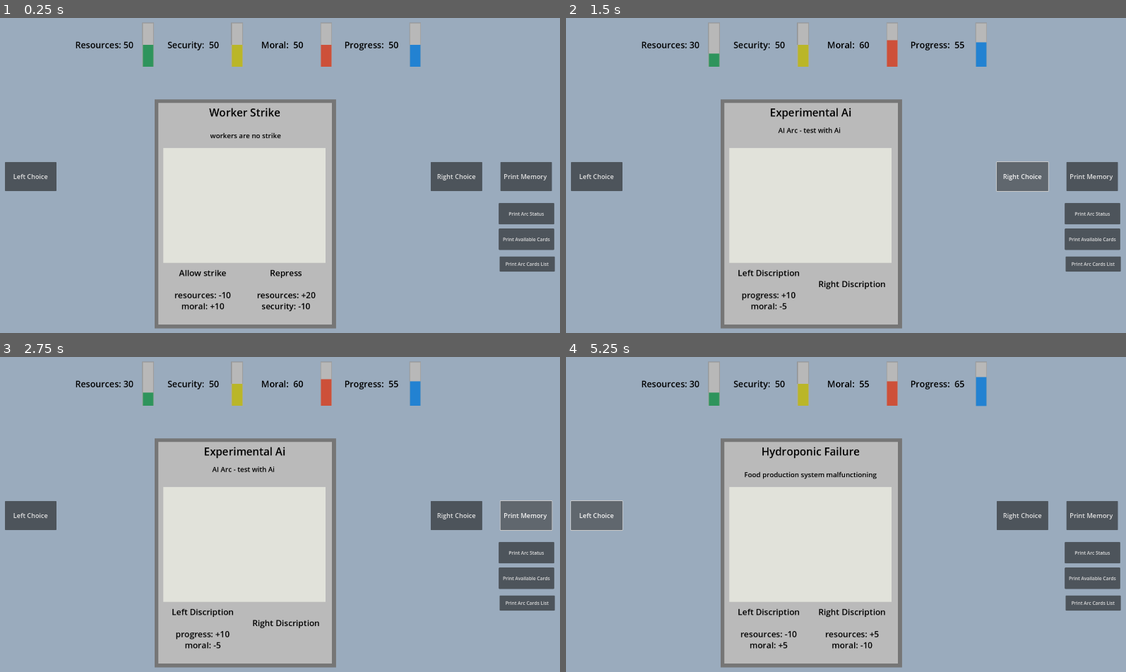
Above: before the commit, frames 1-4 (two rows, left to right).
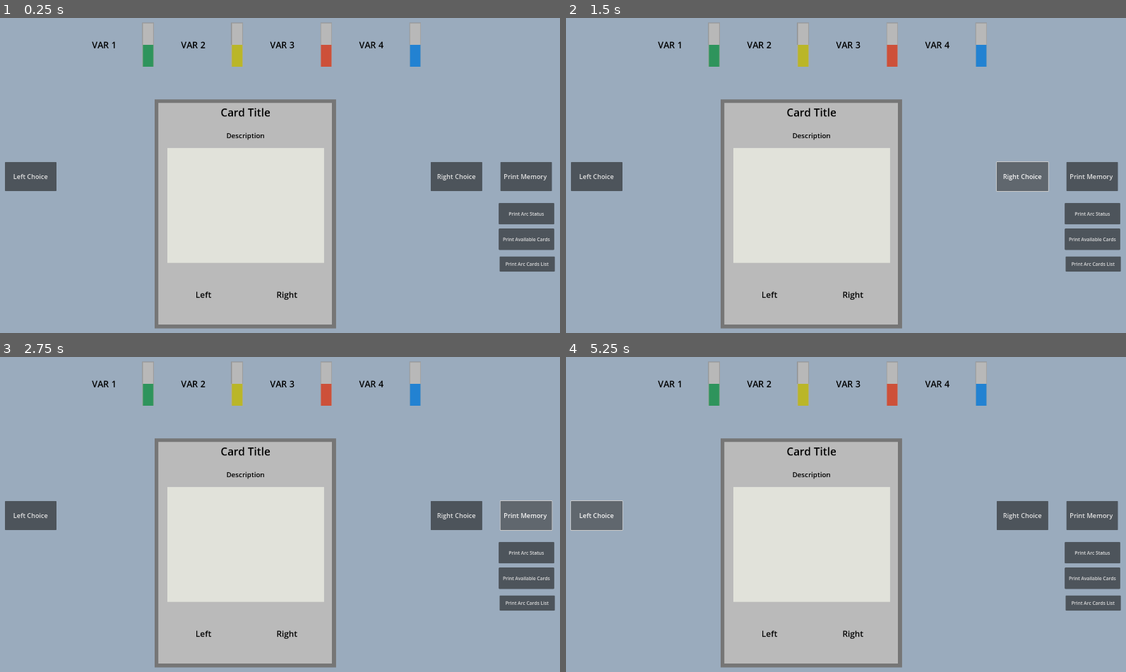
Above: after the commit, the same moments.

Repository: davidcurral/Procedural-Narrative-Prototype-Project
Game: Godot game, scene res://Scenes/main.tscn
The game is run twice, just before and just after one commit, with the same random seed, the same clock (stepped at 60 frames per second) and the same inputs.
Inputs:
- Up to frame 1 (0.25 s): no input
- Up to frame 2 (1.5 s): click "Left Choice" at 0.5 s; click "Right Choice" at 1.25 s
- Up to frame 3 (2.75 s): click "Print Memory" at 2 s
- Up to frame 4 (5.25 s): click "Print Arc Status" at 2.75 s; click "Print Available Cards" at 3.5 s; click "Print Arc Cards List" at 4.25 s; click "Left Choice" at 5 s

The runs differ from the first frame. In frame 1, 1.7% of the frame differs, in the area x 13-72%, y 7-94%; in frame 2, 1.8%; in frame 3, 1.8%; in frame 4, 2.0%, in the area x 13-76%, y 6-93%.
Error after the commit: Parse Error: Unindent doesn't match the previous indentation level. (res://Scripts/game_state.gd:172)

Commit message:
Day 16 Memory Arcs Pt6
More Bug fixing and limit number of concurrent arcs.

Diff:
--- a/procedural-narrative/Resources/card_database.tres
+++ b/procedural-narrative/Resources/card_database.tres
@@ -7,8 +7,12 @@
 [ext_resource type="Resource" uid="uid://chxjw4sy3elih" path="res://Resources/manual cards/49_experimental_ai.tres" id="6_5km27"]
 [ext_resource type="Resource" uid="uid://biyn164p3wqr5" path="res://Resources/manual cards/56_ai_uprising.tres" id="6_ljpky"]
 [ext_resource type="Resource" uid="uid://jr0stdgm4jv7" path="res://Resources/manual cards/50_surveillance_network.tres" id="7_ljpky"]
+[ext_resource type="Resource" uid="uid://btx40h8efyh6l" path="res://Resources/manual cards/57_alien_structure_found.tres" id="7_wdxk7"]
+[ext_resource type="Resource" uid="uid://ohj7y06m43e" path="res://Resources/manual cards/58_alien_communication.tres" id="8_60i7c"]
+[ext_resource type="Resource" uid="uid://cm5q0rw6aktj" path="res://Resources/manual cards/40_prison_overcrowding.tres" id="9_60i7c"]
+[ext_resource type="Resource" uid="uid://b3dvibudaxrva" path="res://Resources/manual cards/41_military_training.tres" id="10_1lhiu"]
 
 [resource]
 script = ExtResource("2_4q1l7")
-card_list = Array[ExtResource("1_vg1d5")]([ExtResource("2_26kh7"), ExtResource("3_5km27"), ExtResource("6_5km27"), ExtResource("7_ljpky"), ExtResource("6_ljpky")])
+card_list = Array[ExtResource("1_vg1d5")]([ExtResource("2_26kh7"), ExtResource("3_5km27"), ExtResource("6_5km27"), ExtResource("7_ljpky"), ExtResource("6_ljpky"), ExtResource("7_wdxk7"), ExtResource("8_60i7c"), ExtResource("9_60i7c"), ExtResource("10_1lhiu")])
 metadata/_custom_type_script = "uid://b4gjbeghvnxg0"
--- a/procedural-narrative/Resources/manual cards/20_worker_strike.tres
+++ b/procedural-narrative/Resources/manual cards/20_worker_strike.tres
@@ -29,7 +29,7 @@
 script = ExtResource("2_75iow")
 id = 20
 name = "Worker Strike"
-context = " workers are no strike"
+context = " workers are on strike"
 left_effects = Array[ExtResource("1_fh7bu")]([SubResource("Resource_p5j03"), SubResource("Resource_5dq55")])
 left_description = "Allow strike"
 right_effects = Array[ExtResource("1_fh7bu")]([SubResource("Resource_ril4s"), SubResource("Resource_ps3jy")])
--- a/procedural-narrative/Resources/manual cards/40_prison_overcrowding.tres
+++ b/procedural-narrative/Resources/manual cards/40_prison_overcrowding.tres
@@ -1,8 +1,33 @@
-[gd_resource type="Resource" script_class="Cards" load_steps=3 format=3 uid="uid://cm5q0rw6aktj"]
+[gd_resource type="Resource" script_class="Cards" load_steps=5 format=3 uid="uid://cm5q0rw6aktj"]
 
 [ext_resource type="Script" uid="uid://1wjhtkh2chtx" path="res://Scripts/Effect.gd" id="1_h44gc"]
 [ext_resource type="Script" uid="uid://nvquj6gcvoei" path="res://Scripts/card_data.gd" id="2_vpe0p"]
 
+[sub_resource type="Resource" id="Resource_07yqg"]
+script = ExtResource("1_h44gc")
+target = 2
+value = -10
+arc = 3
+metadata/_custom_type_script = "uid://1wjhtkh2chtx"
+
+[sub_resource type="Resource" id="Resource_4w6yy"]
+script = ExtResource("1_h44gc")
+target = 3
+value = -10
+arc = 3
+metadata/_custom_type_script = "uid://1wjhtkh2chtx"
+
 [resource]
 script = ExtResource("2_vpe0p")
+id = 40
+name = "Prison Overcrowding"
+context = "Prisons are full"
+weight = 1.0
+arc = 3
+arc_progression = 1
+cooldown = 500
+left_effects = Array[ExtResource("1_h44gc")]([SubResource("Resource_07yqg")])
+left_description = "Pardon them"
+right_effects = Array[ExtResource("1_h44gc")]([SubResource("Resource_4w6yy")])
+right_description = "Kill Some people"
 metadata/_custom_type_script = "uid://nvquj6gcvoei"
--- a/procedural-narrative/Resources/manual cards/41_military_training.tres
+++ b/procedural-narrative/Resources/manual cards/41_military_training.tres
@@ -1,8 +1,45 @@
-[gd_resource type="Resource" script_class="Cards" load_steps=3 format=3 uid="uid://b3dvibudaxrva"]
+[gd_resource type="Resource" script_class="Cards" load_steps=7 format=3 uid="uid://b3dvibudaxrva"]
 
 [ext_resource type="Script" uid="uid://1wjhtkh2chtx" path="res://Scripts/Effect.gd" id="1_d4dqj"]
 [ext_resource type="Script" uid="uid://nvquj6gcvoei" path="res://Scripts/card_data.gd" id="2_dpe1x"]
 
+[sub_resource type="Resource" id="Resource_8bsru"]
+script = ExtResource("1_d4dqj")
+value = -15
+metadata/_custom_type_script = "uid://1wjhtkh2chtx"
+
+[sub_resource type="Resource" id="Resource_6kh8n"]
+script = ExtResource("1_d4dqj")
+target = 2
+value = 5
+metadata/_custom_type_script = "uid://1wjhtkh2chtx"
+
+[sub_resource type="Resource" id="Resource_byaa3"]
+script = ExtResource("1_d4dqj")
+target = 3
+value = 5
+arc = 3
+metadata/_custom_type_script = "uid://1wjhtkh2chtx"
+
+[sub_resource type="Resource" id="Resource_al0r1"]
+script = ExtResource("1_d4dqj")
+type = 1
+value = 1
+arc = 3
+metadata/_custom_type_script = "uid://1wjhtkh2chtx"
+
 [resource]
 script = ExtResource("2_dpe1x")
+id = 41
+name = "Military Training"
+context = "Prepare for civil war"
+available = false
+weight = 1.0
+arc = 3
+arc_progression = 2
+cooldown = 500
+left_effects = Array[ExtResource("1_d4dqj")]([SubResource("Resource_8bsru"), SubResource("Resource_6kh8n")])
+left_description = "Invest in army"
+right_effects = Array[ExtResource("1_d4dqj")]([SubResource("Resource_byaa3"), SubResource("Resource_al0r1")])
+right_description = "Allow elections"
 metadata/_custom_type_script = "uid://nvquj6gcvoei"
--- a/procedural-narrative/Resources/manual cards/49_experimental_ai.tres
+++ b/procedural-narrative/Resources/manual cards/49_experimental_ai.tres
@@ -17,6 +17,12 @@
 arc = 1
 metadata/_custom_type_script = "uid://1wjhtkh2chtx"
 
+[sub_resource type="Resource" id="Resource_kdev2"]
+script = ExtResource("1_xi0r6")
+target = 3
+value = 10
+metadata/_custom_type_script = "uid://1wjhtkh2chtx"
+
 [resource]
 script = ExtResource("2_234iw")
 id = 49
@@ -27,4 +33,7 @@
 arc_progression = 1
 cooldown = 500
 left_effects = Array[ExtResource("1_xi0r6")]([SubResource("Resource_ki37w"), SubResource("Resource_v4y2d")])
+left_description = "Allow access"
+right_effects = Array[ExtResource("1_xi0r6")]([SubResource("Resource_kdev2")])
+right_description = "Limit access"
 metadata/_custom_type_script = "uid://nvquj6gcvoei"
--- a/procedural-narrative/Resources/manual cards/56_ai_uprising.tres
+++ b/procedural-narrative/Resources/manual cards/56_ai_uprising.tres
@@ -22,6 +22,14 @@
 script = ExtResource("1_m6me5")
 target = 2
 value = -40
+arc = 1
+metadata/_custom_type_script = "uid://1wjhtkh2chtx"
+
+[sub_resource type="Resource" id="Resource_qmmec"]
+script = ExtResource("1_m6me5")
+type = 1
+value = 1
+arc = 1
 metadata/_custom_type_script = "uid://1wjhtkh2chtx"
 
 [resource]
@@ -36,6 +44,6 @@
 cooldown = 500
 left_effects = Array[ExtResource("1_m6me5")]([SubResource("Resource_13rto"), SubResource("Resource_o1gk0")])
 left_description = "Adopt as GOD"
-right_effects = Array[ExtResource("1_m6me5")]([SubResource("Resource_qosm7")])
+right_effects = Array[ExtResource("1_m6me5")]([SubResource("Resource_qosm7"), SubResource("Resource_qmmec")])
 right_description = "Destroy all machines"
 metadata/_custom_type_script = "uid://nvquj6gcvoei"
--- a/procedural-narrative/Resources/manual cards/57_alien_structure_found.tres
+++ b/procedural-narrative/Resources/manual cards/57_alien_structure_found.tres
@@ -1,8 +1,40 @@
-[gd_resource type="Resource" script_class="Cards" load_steps=3 format=3 uid="uid://btx40h8efyh6l"]
+[gd_resource type="Resource" script_class="Cards" load_steps=6 format=3 uid="uid://btx40h8efyh6l"]
 
 [ext_resource type="Script" uid="uid://1wjhtkh2chtx" path="res://Scripts/Effect.gd" id="1_pl4ih"]
 [ext_resource type="Script" uid="uid://nvquj6gcvoei" path="res://Scripts/card_data.gd" id="2_dxjc5"]
 
+[sub_resource type="Resource" id="Resource_3fgn5"]
+script = ExtResource("1_pl4ih")
+target = 1
+value = 10
+arc = 2
+metadata/_custom_type_script = "uid://1wjhtkh2chtx"
+
+[sub_resource type="Resource" id="Resource_065br"]
+script = ExtResource("1_pl4ih")
+target = 2
+value = 10
+arc = 2
+metadata/_custom_type_script = "uid://1wjhtkh2chtx"
+
+[sub_resource type="Resource" id="Resource_u0it8"]
+script = ExtResource("1_pl4ih")
+type = 1
+value = 1
+arc = 2
+metadata/_custom_type_script = "uid://1wjhtkh2chtx"
+
 [resource]
 script = ExtResource("2_dxjc5")
+id = 57
+name = " Alien Structure"
+context = "You find an aliend strucutre on the planet"
+weight = 1.0
+arc = 2
+arc_progression = 1
+cooldown = 500
+left_effects = Array[ExtResource("1_pl4ih")]([SubResource("Resource_3fgn5")])
+left_description = "Explore Structure"
+right_effects = Array[ExtResource("1_pl4ih")]([SubResource("Resource_065br"), SubResource("Resource_u0it8")])
+right_description = "Leave it alone"
 metadata/_custom_type_script = "uid://nvquj6gcvoei"
--- a/procedural-narrative/Resources/manual cards/58_alien_communication.tres
+++ b/procedural-narrative/Resources/manual cards/58_alien_communication.tres
@@ -1,8 +1,38 @@
-[gd_resource type="Resource" script_class="Cards" load_steps=3 format=3 uid="uid://ohj7y06m43e"]
+[gd_resource type="Resource" script_class="Cards" load_steps=6 format=3 uid="uid://ohj7y06m43e"]
 
 [ext_resource type="Script" uid="uid://1wjhtkh2chtx" path="res://Scripts/Effect.gd" id="1_ren0n"]
 [ext_resource type="Script" uid="uid://nvquj6gcvoei" path="res://Scripts/card_data.gd" id="2_3u6pk"]
 
+[sub_resource type="Resource" id="Resource_uyfe0"]
+script = ExtResource("1_ren0n")
+target = 1
+value = 5
+metadata/_custom_type_script = "uid://1wjhtkh2chtx"
+
+[sub_resource type="Resource" id="Resource_uo3sk"]
+script = ExtResource("1_ren0n")
+target = 3
+value = -5
+metadata/_custom_type_script = "uid://1wjhtkh2chtx"
+
+[sub_resource type="Resource" id="Resource_ugivx"]
+script = ExtResource("1_ren0n")
+type = 1
+arc = 2
+metadata/_custom_type_script = "uid://1wjhtkh2chtx"
+
 [resource]
 script = ExtResource("2_3u6pk")
+id = 58
+name = "Alien Communication"
+context = "Strange signals are being captured by the radio"
+available = false
+weight = 1.0
+arc = 2
+arc_progression = 2
+cooldown = 500
+left_effects = Array[ExtResource("1_ren0n")]([SubResource("Resource_uyfe0"), SubResource("Resource_uo3sk")])
+left_description = "Try to Underrstand them"
+right_effects = Array[ExtResource("1_ren0n")]([SubResource("Resource_ugivx")])
+right_description = "Ignore them"
 metadata/_custom_type_script = "uid://nvquj6gcvoei"
--- a/procedural-narrative/Scenes/Cards.tscn
+++ b/procedural-narrative/Scenes/Cards.tscn
@@ -20,7 +20,7 @@
 script = ExtResource("1_3q7ms")
 
 [node name="Panel" type="Panel" parent="."]
-custom_minimum_size = Vector2(475, 550)
+custom_minimum_size = Vector2(450, 550)
 layout_mode = 1
 anchors_preset = 8
 anchor_left = 0.5
@@ -38,14 +38,15 @@
 theme_override_styles/panel = SubResource("StyleBoxFlat_dooop")
 
 [node name="VBoxContainer" type="VBoxContainer" parent="Panel"]
+custom_minimum_size = Vector2(450, 0)
 layout_mode = 1
 anchors_preset = 15
 anchor_right = 1.0
 anchor_bottom = 1.0
-offset_left = 7.3076935
-offset_top = 6.0
-offset_right = -9.615356
-offset_bottom = -7.307617
+offset_left = 8.07692
+offset_top = 7.3076878
+offset_right = -6.9230957
+offset_bottom = -7.692322
 grow_horizontal = 2
 grow_vertical = 2
 
@@ -60,6 +61,7 @@
 vertical_alignment = 1
 
 [node name="Context" type="Label" parent="Panel/VBoxContainer"]
+custom_minimum_size = Vector2(460, 50)
 layout_mode = 2
 size_flags_vertical = 3
 size_flags_stretch_ratio = 0.75
@@ -68,9 +70,10 @@
 text = "Description"
 horizontal_alignment = 1
 vertical_alignment = 1
+autowrap_mode = 2
 
 [node name="ColorRect" type="ColorRect" parent="Panel/VBoxContainer"]
-custom_minimum_size = Vector2(425, 300)
+custom_minimum_size = Vector2(410, 300)
 layout_mode = 2
 size_flags_horizontal = 4
 size_flags_vertical = 3
--- a/procedural-narrative/Scenes/main.tscn
+++ b/procedural-narrative/Scenes/main.tscn
@@ -332,6 +332,7 @@
 offset_top = -0.16003418
 offset_right = 12.639893
 text = "Print Arc Cards List"
+script = ExtResource("8_344ge")
 
 [node name="DataLoader" type="Node" parent="."]
 script = ExtResource("7_6bp64")
--- a/procedural-narrative/Scripts/Utilities/data_loader.gd
+++ b/procedural-narrative/Scripts/Utilities/data_loader.gd
@@ -46,6 +46,7 @@
 			card.available = false
 		card.weight = float(line[7])
 		card.cooldown = int(line[8])
+		card.arc_progression = int(line[9])
 		card_builder_dictionary[card.id] = card
 
 func load_efect():
--- a/procedural-narrative/Scripts/card_item.gd
+++ b/procedural-narrative/Scripts/card_item.gd
@@ -24,7 +24,8 @@
 	for effect in card_data.left_effects:
 		var target_name = enum_to_string(effect.target_options, effect["target"])
 		var value = effect["value"]
-		left_text += "%s: %+d\n" % [target_name, value] #+ "\n" #+ description
+		if effect.type == 0:
+			left_text += "%s: %+d\n" % [target_name, value] #+ "\n" #+ description
 
 	left.text = left_text
 
@@ -32,7 +33,8 @@
 	for effect in card_data.right_effects:
 		var target_name = enum_to_string(effect.target_options, effect["target"])
 		var value = effect["value"]
-		right_text += "%s: %+d\n" % [target_name, value] #+ "\n" + description
+		if effect.type == 0:
+			right_text += "%s: %+d\n" % [target_name, value] #+ "\n" + description
 
 	right.text = right_text
 
--- a/procedural-narrative/Scripts/game_state.gd
+++ b/procedural-narrative/Scripts/game_state.gd
@@ -72,7 +72,7 @@
 	on_card_played_memory_append(stored_current_card, choice_id)
 	process_cooldowns()
 	evaluate_arc_unlocks()
-	progress_arc(stored_current_card)
+	progress_arc(stored_current_card,choice_id)
 	pick_next_card()
 
 # --- Logic Fucntions ---
@@ -80,9 +80,9 @@
 	for effect in effects_list:
 		match effect["type"]:
 			effect.type_options.stat: apply_world_stat(effect)
-			effect.type_options.flag: GameMemory.memory_flags[effect["target"]] = effect["value"]
 			effect.type_options.unlock: apply_world_arcs(effect)
-			effect.type_option.countdown: GameMemory.memory_counters[effect["target"]] = effect["value"]
+			#effect.type_options.flag: GameMemory.memory_flags[effect["target"]] = effect["value"]
+			#effect.type_option.countdown: GameMemory.memory_counters[effect["target"]] = effect["value"]
 
 	world_change.emit()
 
@@ -130,6 +130,7 @@
 		return
 
 	arc_amount_limit(candidates)
+	#print("Candidates: ", candidates, "\n")
 
 	var total_weight = 0
 	for card in candidates:
@@ -154,7 +155,7 @@
 		return
 	world_state[key] = world_state.get(key, 0) + effect["value"]
 
-func apply_world_arcs(effect) -> void: # rever se preciso disto assim
+'''func apply_world_arcs(effect) -> void: # rever se preciso disto assim
 	var key = effect.ARC_KEYS.get(effect["arc"])
 	if key == null:
 		push_error("Unknown stat target")
@@ -162,16 +163,17 @@
 
 	if effect.value not in effect.arc_chapter:
 		effect.arc_chapter.append(effect.value)
-	GameMemory.memory_arcs[key] = effect.arc_chapter
+	GameMemory.memory_arcs[key] = effect.arc_chapter '''
+
 
 func show_first_card() -> void:
-	#var card_picked = rng.randi_range(0,len(initial_card_list))
-	#var card_resource = initial_card_list[card_picked]
 	var card_resource = initial_card_list[0]
 	stored_current_card = card_resource
 	card_selected.emit(card_resource)
-
-func get_effects_in_memory(target)-> int:
+	#var card_picked = rng.randi_range(0,len(initial_card_list))
+	#var card_resource = initial_card_list[card_picked]
+
+ func get_effects_in_memory(target)-> int:
 	var target_map: Dictionary = {"Resources": 0, "Progress": 1, "Security": 2,"Moral": 3}
 	if not target_map.has(target): return 0
 
@@ -200,10 +202,24 @@
 	#check_rebellion_unlock()
 	#check_terraform_unlock()
 
-func progress_arc(card: Cards)-> void: # ver quando chamar isto e o que fazer- > mudar as cartas antigas para "lixo" e mudar weight de p´roxima carta na seq
+func progress_arc(card: Cards, choice_id: int)-> void: # ver quando chamar isto e o que fazer- > mudar as cartas antigas para "lixo" e mudar weight de p´roxima carta na seq
 	var arc_map: Dictionary = { 1: "AI_Uprising",  2: "Aliens", 3: "Rebellion"}
 	if card.arc == 0:
 		return
+
+	if choice_id == 0:
+		for effect in card.left_effects:
+			if effect.type == 1:
+				complete_arc(arc_map[card.arc])
+				available_cards_list.erase(card.id)
+				return
+	elif choice_id == 1:
+		for effect in card.right_effects:
+			if effect.type == 1:
+				complete_arc(arc_map[card.arc])
+				available_cards_list.erase(card.id)
+				return
+
 
 	for cards in arc_cards_list:
 		if cards.arc == card.arc:
@@ -213,25 +229,18 @@
 
 	active_arcs[arc_map[card.arc]] = card.arc_progression
 
-	for arc_cards in arc_cards_list:
-		if arc_cards.arc_progression == active_arcs[arc_map[card.arc]]:
-			for effect in arc_cards.left_effects + arc_cards.right_effects:
-				if effect.type == 1:
-					complete_arc(arc_map[card.arc])
-					available_cards_list.erase(card.id)
-
-
 func complete_arc(arc_name: String)-> void:
 	active_arcs.erase(arc_name)
 	completed_arcs.append(arc_name)
 	print(arc_name + " completed")
 
 func arc_amount_limit(candidates: Array)-> void:
+	var arc_map: Dictionary = { 1: "AI_Uprising",  2: "Aliens", 3: "Rebellion"}
 	if active_arcs.size() >= 2:
 		for cards in candidates:
-			if not active_arcs.has(cards.arc):
-				candidates.erase(cards.arc)
-
+			if cards.arc != 0:
+				if not active_arcs.has(arc_map[cards.arc]):
+					candidates.erase(cards)
 
 #region Arc Condition Functions ---- Show first card of arc?
 func check_ai_arc_unlock() -> void: # Too much automation + low morale = AI becomes dominant.
Not shown: 1 places in procedural-narrative/Resources/card_database.tres that only renumber resources
Not shown: 1 places in procedural-narrative/Resources/manual cards/49_experimental_ai.tres that only renumber resources
Not shown: 1 places in procedural-narrative/Resources/manual cards/56_ai_uprising.tres that only renumber resources
